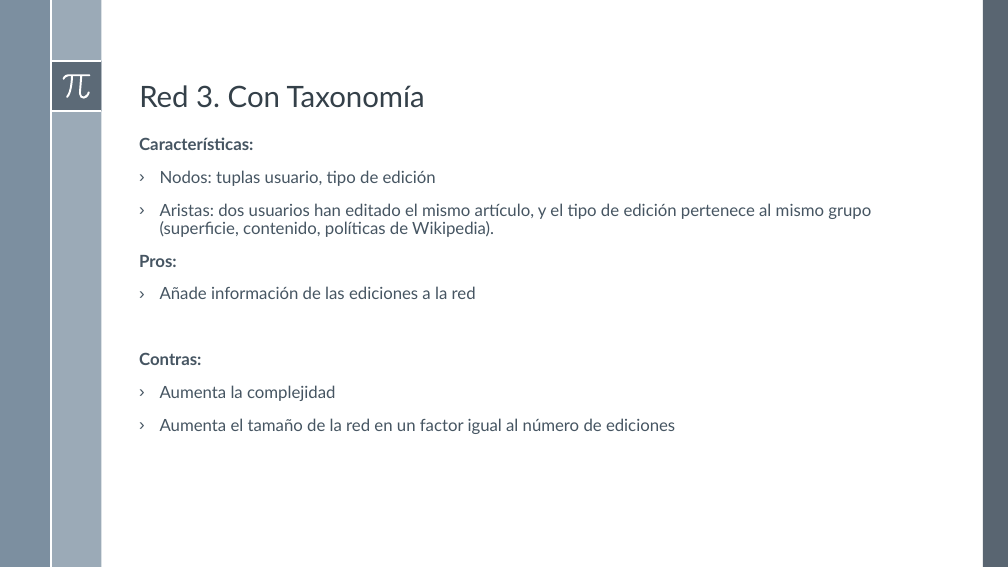
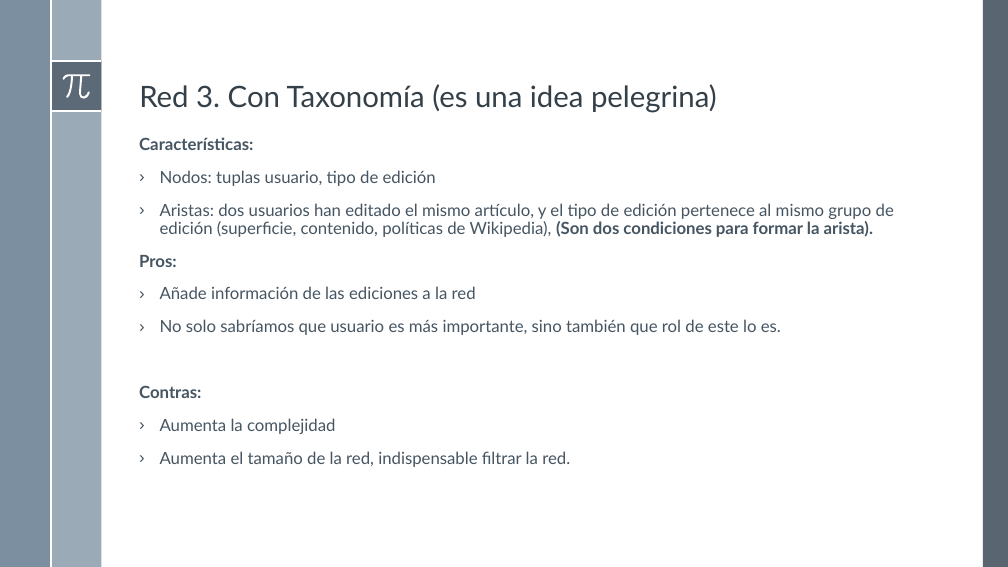
Before and after one commit to FRYoussef/TFG_Wiki, a slide deck: slide 7 of documentacion/analisis_de_redes.pptx (slide 5 before the commit). Drawn at 1008x567 pixels with LibreOffice and Linux fonts; fonts in the diff are those of the drawing. Boxes give left, top, right and bottom in pixels: in the first picture for what was removed or moved away, otherwise in the second. Text is boxed around its words. In the diff, an @@ line names an element or a change of style, - is before the commit and + after.

```diff
--- a/documentacion/analisis_de_redes.pptx
+++ b/documentacion/analisis_de_redes.pptx
@@ title at [139, 84, 717, 112]: text changed @@
-Red 3. Con Taxonomía
+Red 3. Con Taxonomía (es una idea pelegrina)
@@ text at [160, 203, 894, 237]: text changed @@
-› Aristas: dos usuarios han editado el mismo artículo, y el tipo de edición pertenece al mismo grupo (superficie, contenido, políticas de Wikipedia).
+› Aristas: dos usuarios han editado el mismo artículo, y el tipo de edición pertenece al mismo grupo de edición (superficie, contenido, políticas de Wikipedia), (Son dos condiciones para formar la arista).
@@ text at [160, 319, 781, 335]: paragraph added @@
+› No solo sabríamos que usuario es más importante, sino también que rol de este lo es.
@@ text at [160, 451, 570, 467]: text changed @@
-› Aumenta el tamaño de la red en un factor igual al número de ediciones
+› Aumenta el tamaño de la red, indispensable filtrar la red.
```
Also in this commit, not shown: 4 other slides changed, 2 slides added, 2 other files.
